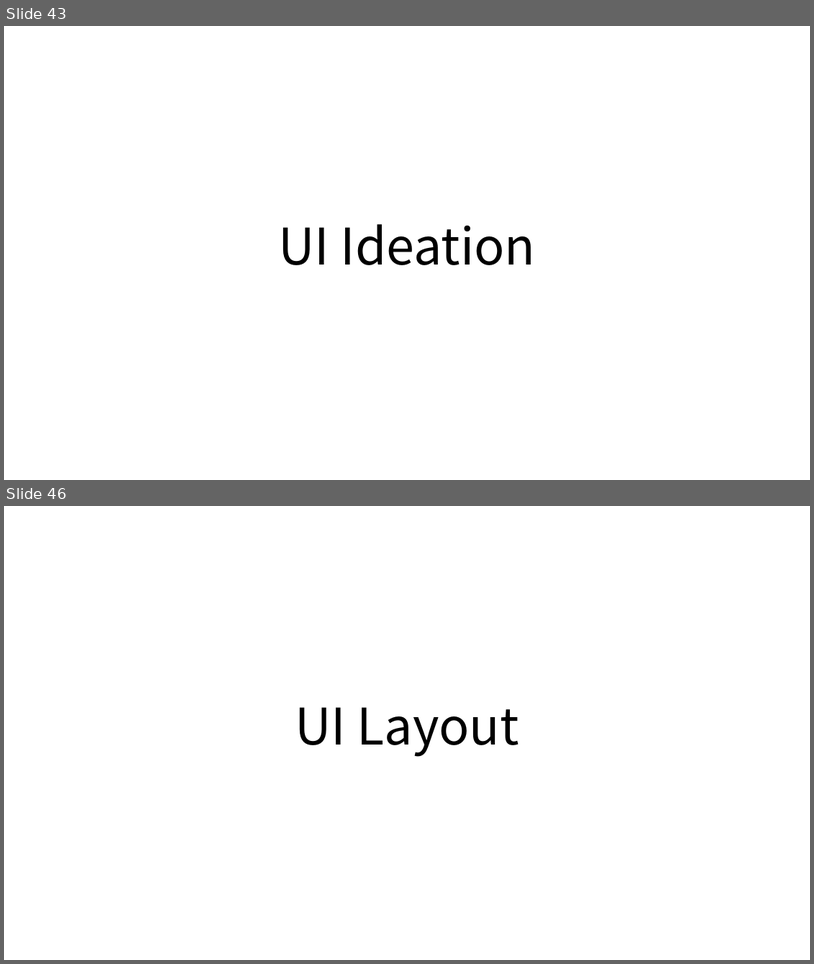
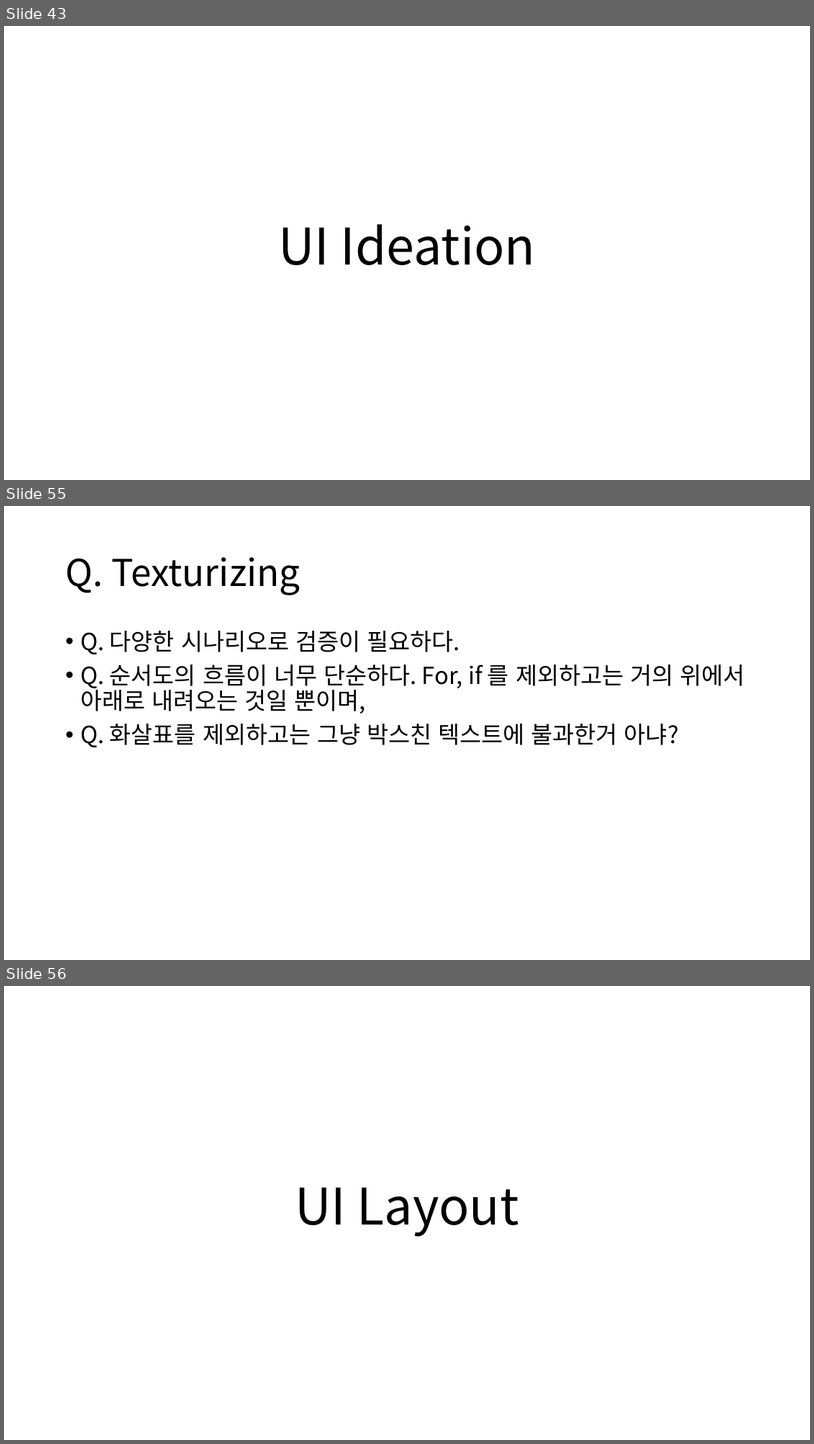
Before and after one commit to namulang/namu, a slide deck: docs/ideation/World.overall.conceptual.ideation.pptx. Shown one above the other, each under a label of ours: slides 43 and 46 before the commit, slides 43, 55 and 56 after it; the slides between them are not shown. The pictures are 814x964 and 814x1444 pixels, drawn with LibreOffice and Linux fonts; fonts in the diff are those of the drawing. Boxes give left, top, right and bottom in pixels: in the first picture for what was removed or moved away, otherwise in the second. Text is boxed around its words. In the diff, an @@ line names an element or a change of style, - is before the commit and + after.

```diff
--- a/docs/ideation/World.overall.conceptual.ideation.pptx
+++ b/docs/ideation/World.overall.conceptual.ideation.pptx
@@ slide 55 added at (x1=4, y1=506, x2=810, y2=960), background #FFFFFF @@
@@ title added at (x1=65, y1=557, x2=301, y2=595), 44 pt, text #000000 @@
+Q. Texturizing
@@ text added at (x1=80, y1=631, x2=745, y2=747), 28 pt, text #000000 @@
+• Q. 다양한 시나리오로 검증이 필요하다.
+• Q. 순서도의 흐름이 너무 단순하다. For, if 를 제외하고는 거의 위에서 아래로 내려오는 것일 뿐이며,
+• Q. 화살표를 제외하고는 그냥 박스친 텍스트에 불과한거 아냐?
@@ what was slide 46 is now slide 56 @@
```
Also in this commit, not shown: 5 slides changed, 9 other slides added.
